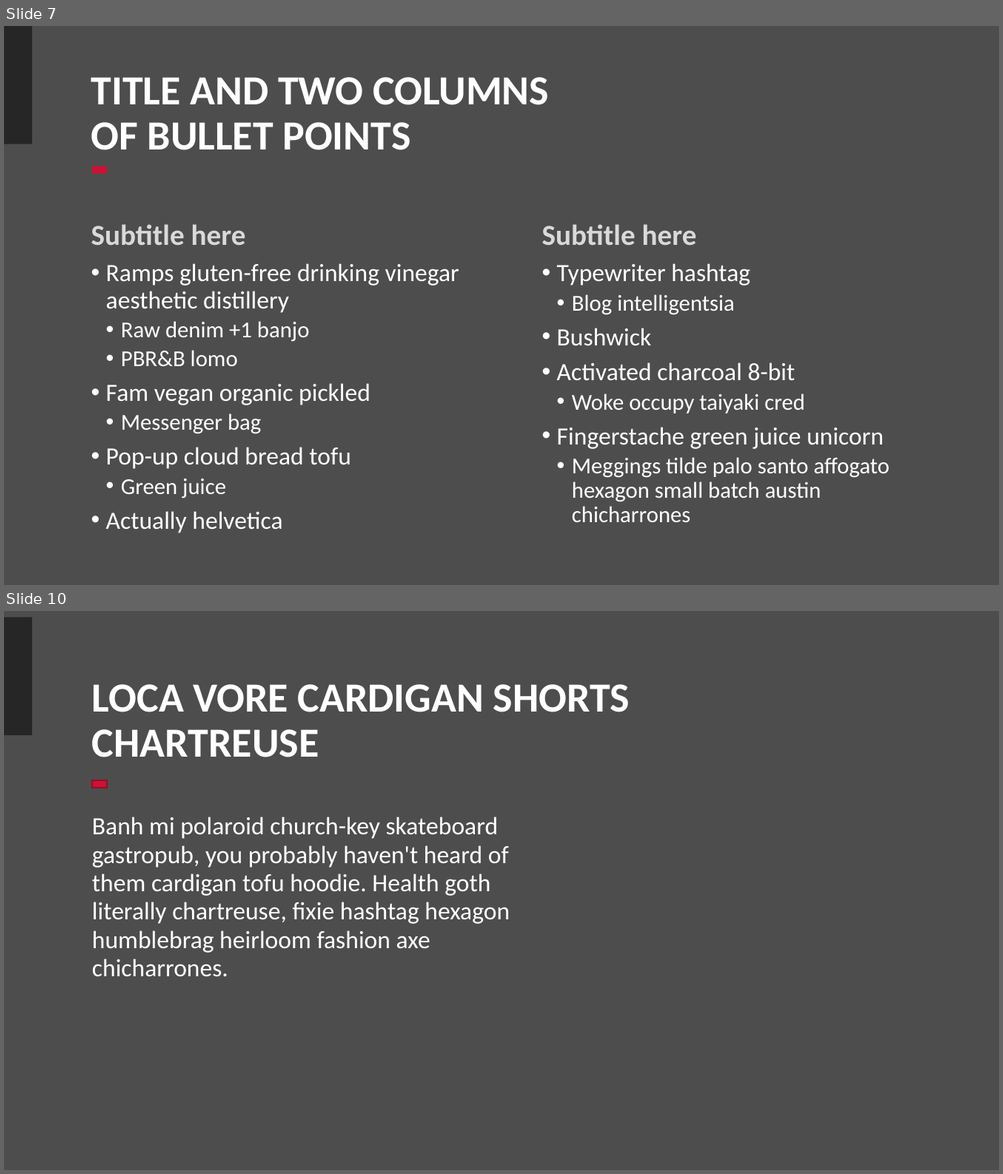
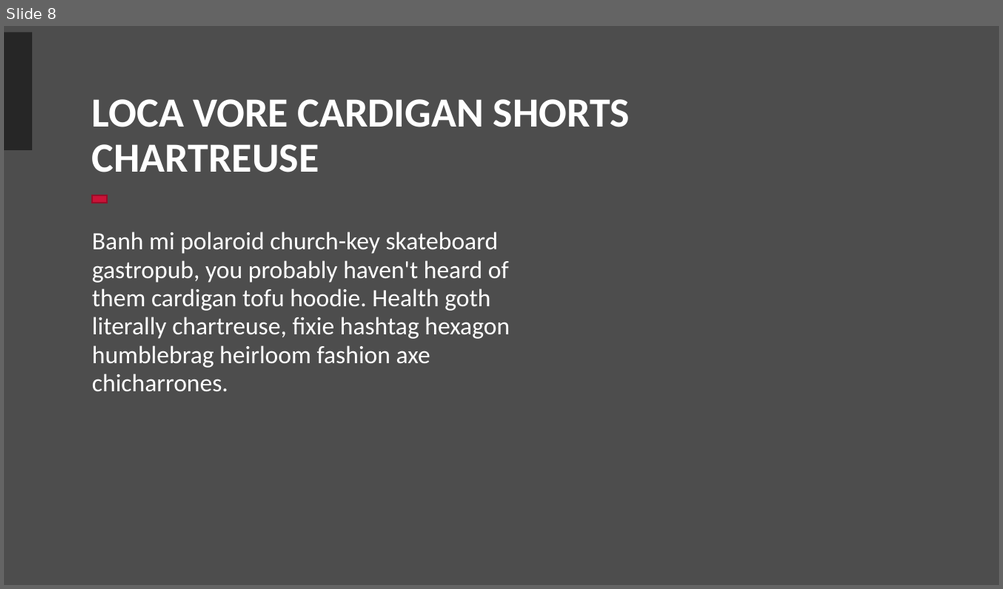
Before and after one commit to Realife-Brahmin/OriginalDocsHub, a slide deck: research_showcase/dynamicProgramming_aryan_ritwajeet_jha.pptx. Shown one above the other, each under a label of ours: slides 7 and 10 before the commit, slide 8 after it; the slides between them are not shown. The pictures are 1003x1174 and 1003x589 pixels, drawn with LibreOffice and Linux fonts; fonts in the diff are those of the drawing; background and template pictures are left out. Boxes give left, top, right and bottom in pixels: in the first picture for what was removed or moved away, otherwise in the second. Text is boxed around its words. In the diff, an @@ line names an element or a change of style, - is before the commit and + after.

```diff
--- a/research_showcase/dynamicProgramming_aryan_ritwajeet_jha.pptx
+++ b/research_showcase/dynamicProgramming_aryan_ritwajeet_jha.pptx
@@ slide 7 removed at (4, 26, 999, 585), background #4D4D4D @@
@@ rectangle removed at (4, 26, 32, 144) @@
@@ title removed at (91, 77, 549, 150) @@
-TITLE AND TWO COLUMNS
-OF BULLET POINTS
@@ rectangle removed at (92, 167, 107, 174) @@
@@ text removed at (91, 224, 246, 245) @@
-Subtitle here
@@ text removed at (542, 224, 697, 245) @@
-Subtitle here
@@ text removed at (106, 264, 459, 534) @@
-• Ramps gluten-free drinking vinegar aesthetic distillery
-  • Raw denim +1 banjo
-  • PBR&B lomo
-• Fam vegan organic pickled
-  • Messenger bag
-• Pop-up cloud bread tofu
-  • Green juice
-• Actually helvetica
@@ text removed at (557, 264, 890, 523) @@
-• Typewriter hashtag
-  • Blog intelligentsia
-• Bushwick
-• Activated charcoal 8-bit
-  • Woke occupy taiyaki cred
-• Fingerstache green juice unicorn
-  • Meggings tilde palo santo affogato hexagon small batch austin chicharrones
@@ what was slide 10 is now slide 8 @@
```
Also in this commit, not shown: 4 slides changed, 2 slides added, 3 other slides removed.
